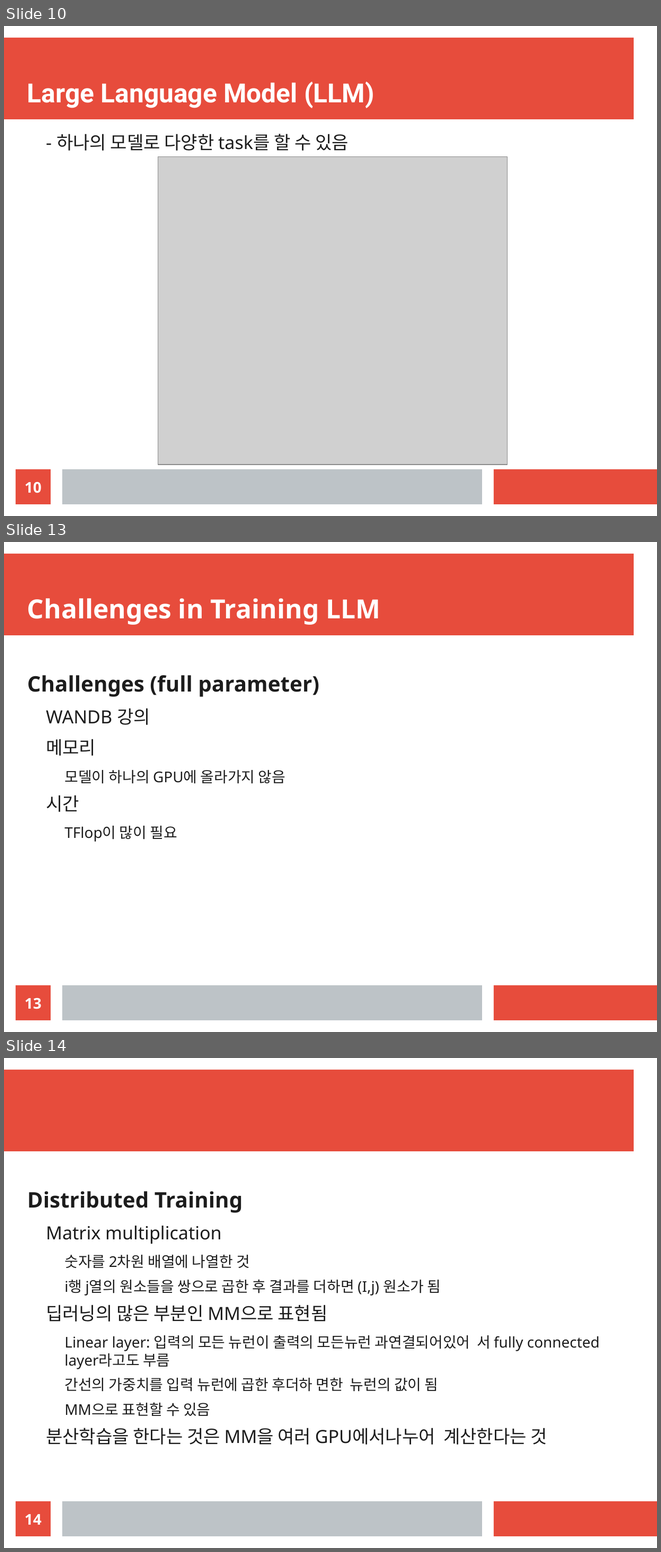
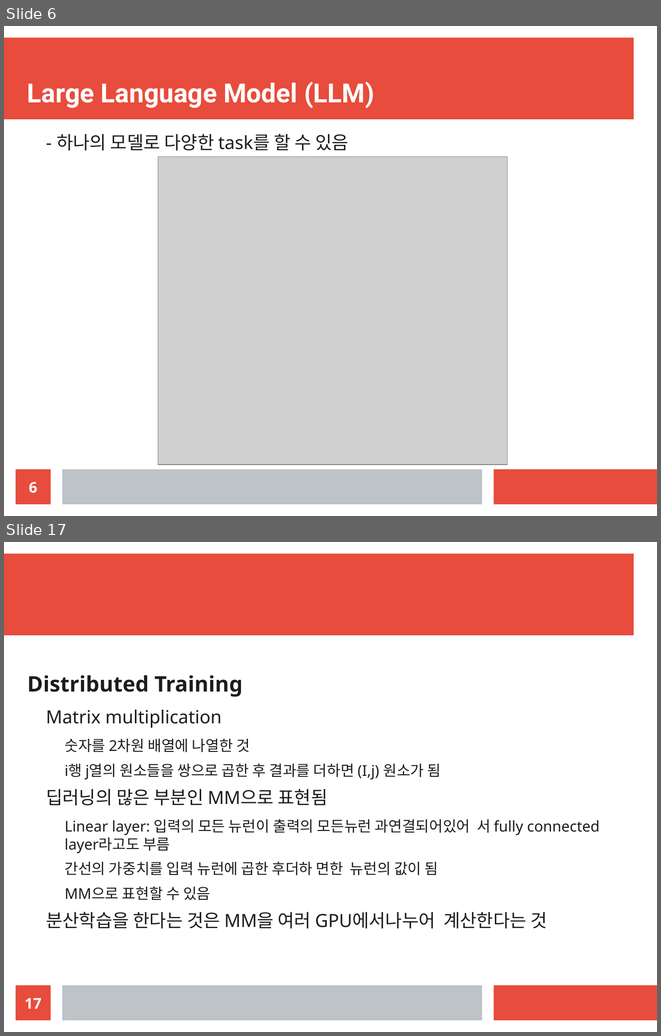
Before and after one commit to gmgu/LLMOps, a slide deck: slide/slide.odp. Shown one above the other, each under a label of ours: slides 10, 13 and 14 before the commit, slides 6 and 17 after it; the slides between them are not shown. The pictures are 661x1552 and 661x1036 pixels, drawn with LibreOffice and Linux fonts; fonts in the diff are those of the drawing; grey boxes stand for pictures. Boxes give left, top, right and bottom in pixels: in the first picture for what was removed or moved away, otherwise in the second. Text is boxed around its words. In the diff, an @@ line names an element or a change of style, - is before the commit and + after.

```diff
--- a/slide/slide.odp
+++ b/slide/slide.odp
@@ slide 13 removed at bbox=[4, 542, 657, 1032], background #FFFFFF; not listed: 3 template elements that a slide beside it also shows @@
@@ title removed at bbox=[27, 598, 381, 625] @@
-Challenges in Training LLM
@@ text removed at bbox=[27, 675, 319, 841] @@
-Challenges (full parameter)
-  WANDB 강의
-  메모리
-    모델이 하나의 GPU에 올라가지 않음
-  시간
-    TFlop이 많이 필요
@@ page number removed at bbox=[16, 985, 51, 1020] @@
-13
@@ what was slide 10 is now slide 6 @@
@@ page number at bbox=[29, 482, 37, 493]: text changed @@
-10
+6
@@ what was slide 14 is now slide 17 @@
@@ page number at bbox=[25, 998, 42, 1008]: text changed @@
-14
+17
```
Also in this commit, not shown: 4 slides changed, 5 slides added, 1 other slide removed.
